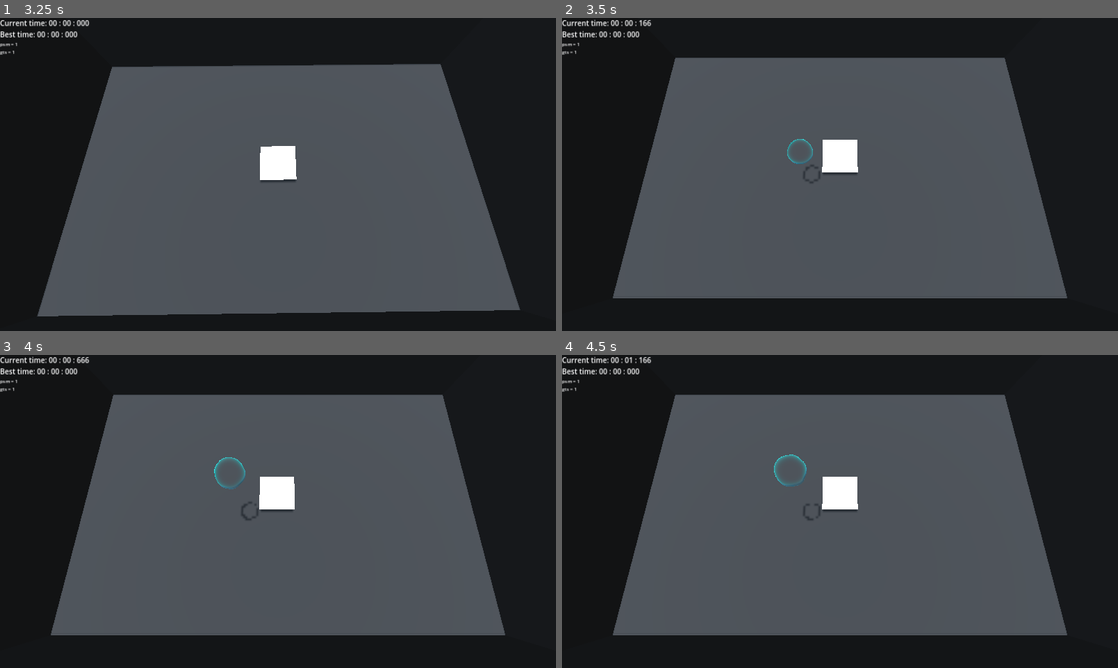
Above: before the commit, frames 1-4 (two rows, left to right).
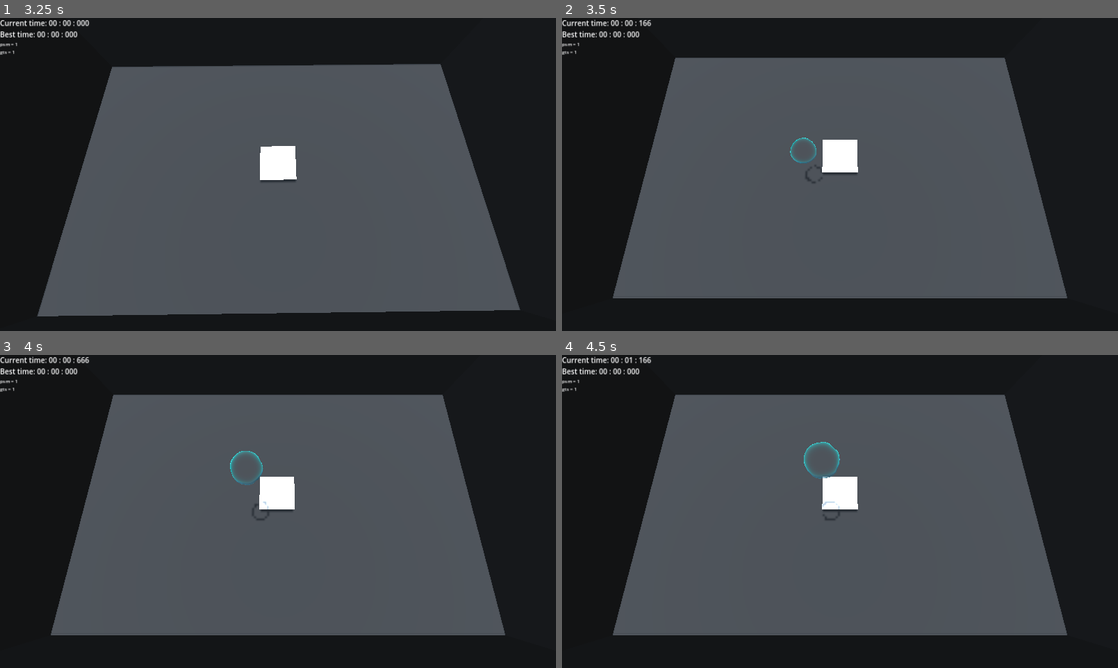
Above: after the commit, the same moments.

Repository: warriormaster12/Fsj2025
Game: Godot game, scene res://levels/actual_level.tscn
Same seed, same stepped clock (60 frames per second), same inputs: the game is played once before the commit and once after it.
Inputs:
- Up to frame 1 (3.25 s): click "Start game" at 0.5 s; click "Start game" at 1.25 s; tap Space (dash) at 2.1 s; tap S (move_d) at 2.85 s
- Up to frame 2 (3.5 s): no input
- Up to frame 3 (4 s): tap A (move_l) at 3.6 s
- Up to frame 4 (4.5 s): tap D (move_r) at 4.35 s

Frame 1 is identical in both runs. In frame 2, 0.1% of the frame differs, in the area x 40-47%, y 38-53%; in frame 3, 0.3%; in frame 4, 0.3%, in the area x 38-50%, y 27-53%.

Commit message:
Power up and player changes

Diff:
--- a/prefabs/bubble/powerup.tscn
+++ b/prefabs/bubble/powerup.tscn
@@ -24,7 +24,7 @@
 
 [sub_resource type="SphereMesh" id="SphereMesh_k03oe"]
 
-[node name="PowerUp" type="CharacterBody3D" groups=["bubbles"]]
+[node name="PowerUp" type="CharacterBody3D"]
 collision_layer = 2
 platform_on_leave = 2
 script = ExtResource("1_0862s")
--- a/scripts/bubble.gd
+++ b/scripts/bubble.gd
@@ -11,7 +11,9 @@
 var player: CharacterBody3D = null
 
 func _ready() -> void:
-	velocity.y = 5.0
+	velocity.y = randf_range(BOUNCE_STRENGTH_MIN, BOUNCE_STRENGTH_MAX)
+	velocity.x = randf()
+	velocity.z = randf()
 
 func _process(_delta: float) -> void:
 	if !player:
--- a/scripts/game.gd
+++ b/scripts/game.gd
@@ -97,6 +97,7 @@
 	if player:
 		player.velocity = Vector3.ZERO
 		player.process_mode = Node.PROCESS_MODE_DISABLED
+	%PowerUpStateManager.reset_power_ups()
 
 
 func move_camera() -> void:
--- a/scripts/player.gd
+++ b/scripts/player.gd
@@ -8,7 +8,7 @@
 const SLOWDOWN_ACCELERATION = 6.0
 const FRICTION = 12.0
 const DASH_FORCE = 20.0
-const DASH_RECHARGE_TIME = 10
+const DASH_RECHARGE_TIME = 0.1
 const DASH_COUNT_MAX = 999999999
 
 var dash_count: int = DASH_COUNT_MAX
--- a/scripts/power_up_bubble.gd
+++ b/scripts/power_up_bubble.gd
@@ -29,10 +29,11 @@
 			flip_vector.y *= -1
 
 	var collision: KinematicCollision3D = get_last_slide_collision()
-	if collision && is_on_floor():
+	if collision:
 		if collision.get_collider().is_in_group("player"):
 			PUSM.activate_random_power_up(position)
 			power_up_pickup.emit()
-		else:
+			queue_free()
+		elif is_on_floor():
 			power_up_destroy.emit()
-		queue_free()
+			queue_free()
--- a/scripts/power_up_state_manager.gd
+++ b/scripts/power_up_state_manager.gd
@@ -20,6 +20,9 @@
 var spawn_area: SpawnArea = null
 var active_power_ups: Array[PowerUp] = []
 var player_speed_multiplier: float = 1
+
+func reset_power_ups() -> void:
+	active_power_ups.clear()
 
 func _process(_delta: float) -> void:
 	var text: String = ""
@@ -55,4 +58,5 @@
 	if type == PowerUpType.BUBBLES:
 		for i in range(0, randi() % 5 + 1):
 			spawn_area.spawn_bubble()
+			await get_tree().create_timer(0.5).timeout
 	active_power_ups.append(PowerUp.new(type, 10))
